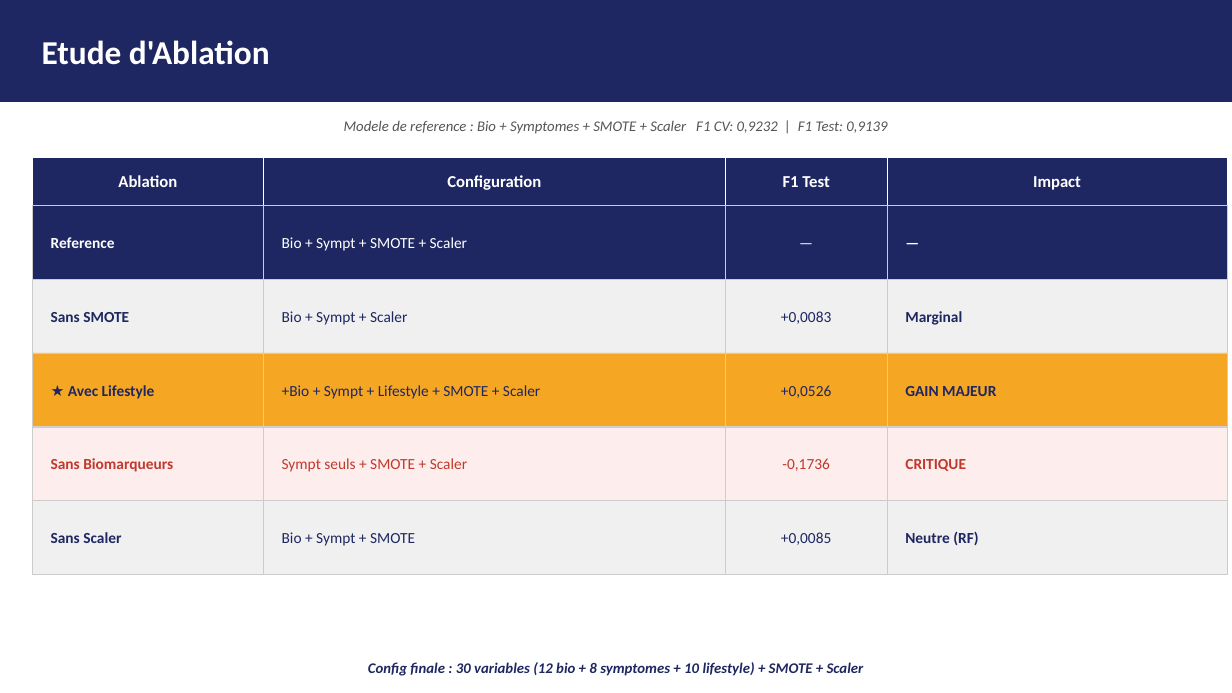
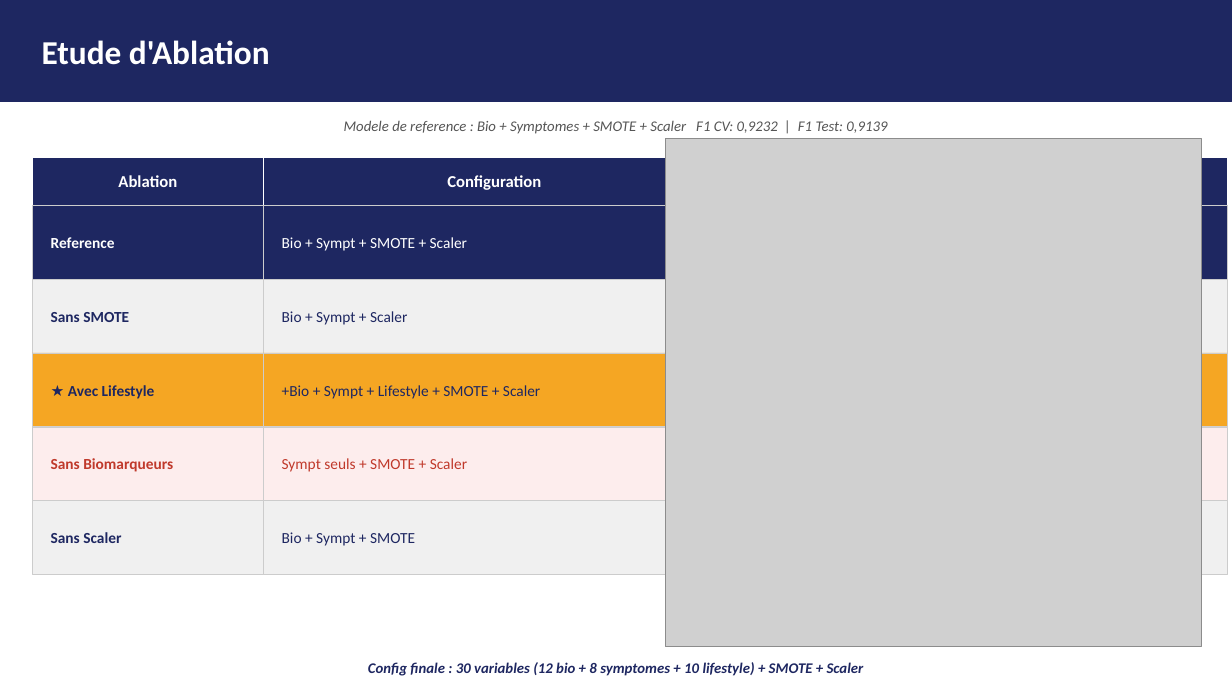
Before and after one commit to serdarvarl/projet_vitamin_IA, a slide deck: slide 8 of docs/presentation_vitaIA.pptx. Drawn at 1232x693 pixels with LibreOffice and Linux fonts; fonts in the diff are those of the drawing; grey boxes stand for pictures. Boxes give left, top, right and bottom in pixels: in the first picture for what was removed or moved away, otherwise in the second. Text is boxed around its words. In the diff, an @@ line names an element or a change of style, - is before the commit and + after.

```diff
--- a/docs/presentation_vitaIA.pptx
+++ b/docs/presentation_vitaIA.pptx
@@ picture added at [665, 139, 1202, 647] @@
@@ rectangle removed at [726, 157, 887, 205] @@
@@ text removed at [783, 176, 829, 187] @@
-F1 Test
@@ text removed at [1033, 176, 1081, 190] @@
-Impact
@@ rectangle removed at [726, 205, 887, 279] @@
@@ text removed at [735, 207, 878, 277] @@
-—
@@ rectangle removed at [726, 279, 887, 353] @@
@@ text removed at [781, 311, 831, 324] @@
-+0,0083
@@ text removed at [905, 311, 962, 325] @@
-Marginal
@@ rectangle removed at [726, 353, 887, 427] @@
@@ text removed at [781, 385, 831, 398] @@
-+0,0526
@@ text removed at [905, 386, 996, 396] @@
-GAIN MAJEUR
@@ rectangle removed at [726, 427, 887, 501] @@
@@ text removed at [782, 458, 829, 471] @@
--0,1736
@@ text removed at [905, 459, 966, 471] @@
-CRITIQUE
@@ rectangle removed at [726, 501, 887, 575] @@
@@ text removed at [781, 532, 831, 545] @@
-+0,0085
@@ text removed at [905, 531, 978, 545] @@
-Neutre (RF)
```
Also in this commit, not shown: 3 other slides changed, 1 slide added.
